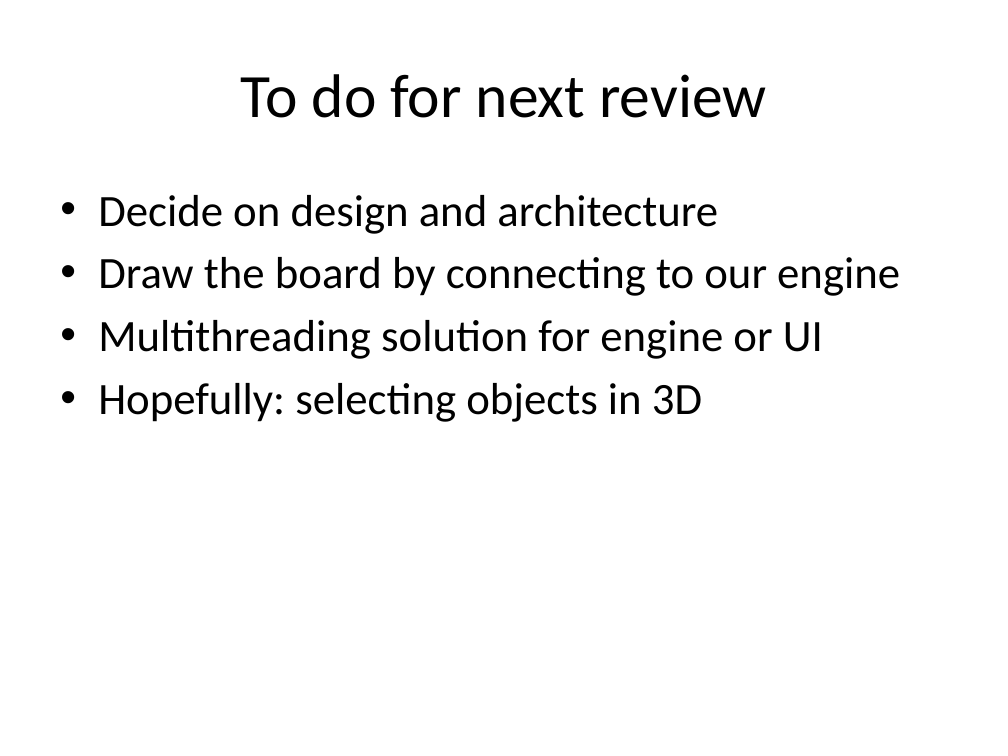
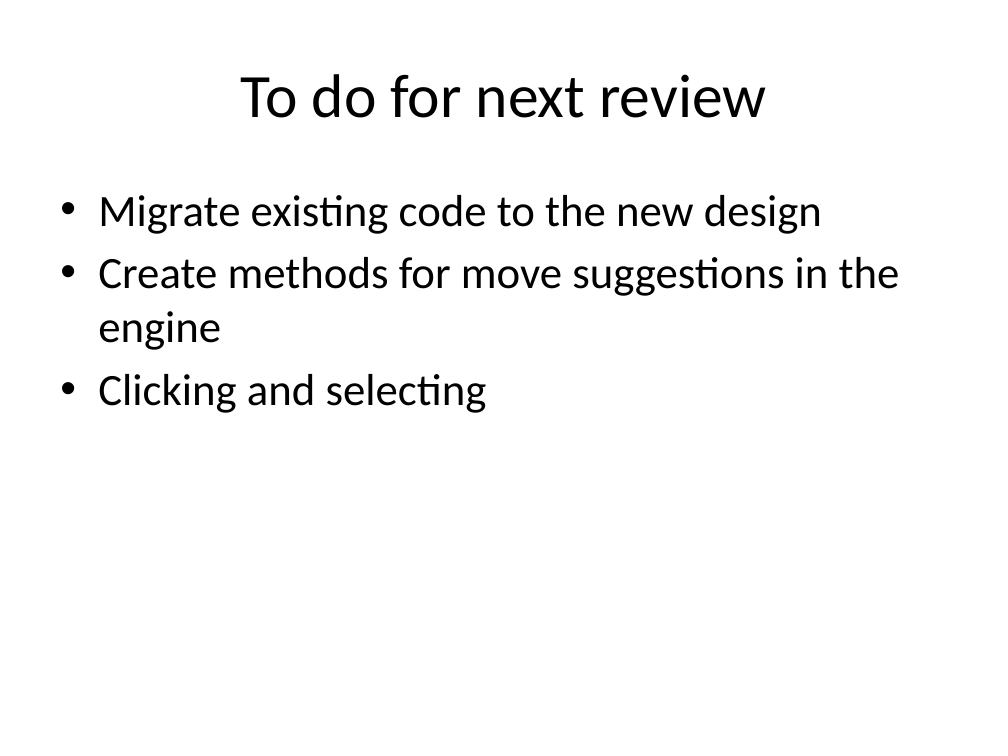
Before and after one commit to IAmWaseem/windespacman, a slide deck: slide 3 of Group 3 – Karo Progress.pptx. Drawn at 1008x756 pixels with LibreOffice and Linux fonts; fonts in the diff are those of the drawing. Boxes give left, top, right and bottom in pixels: in the first picture for what was removed or moved away, otherwise in the second. Text is boxed around its words. In the diff, an @@ line names an element or a change of style, - is before the commit and + after.

```diff
--- a/Group 3 – Karo Progress.pptx
+++ b/Group 3 – Karo Progress.pptx
@@ text at (98,195,900,413): text changed @@
-• Decide on design and architecture
-• Draw the board by connecting to our engine
-• Multithreading solution for engine or UI
-• Hopefully: selecting objects in 3D
+• Migrate existing code to the new design
+• Create methods for move suggestions in the engine
+• Clicking and selecting
```
Also in this commit, not shown: 2 other slides changed, 1 slide added, 2 slides removed.
